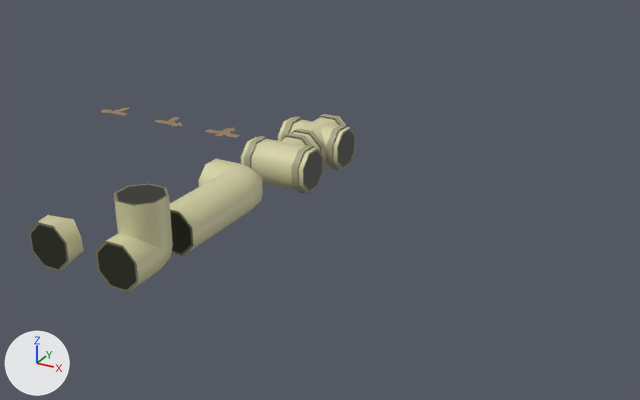
Two versions of the FBX model Assets/Art/Models/Structures/Pipes/DisposalPipes.fbx, one commit apart.
One viewpoint serves both versions: a 50 mm lens placed at (6.09, -8.96, 3.88), pointed at (1.04, 0.2, -0.71). Lighting does not change. The marker at lower left points along +X, +Y and +Z. Where no turn or scale is listed for an object, it has been applied to the vertices.

Names of what the first picture shows: 'DisposalPipeBroken', 'DisposalPipeI', 'DisposalPipeL', 'DisposalPipeT', 'DisposalPipeTArrowEast', 'DisposalPipeTArrowSouth', 'DisposalPipeTArrowWest', 'DisposalPipeVertical', 'DisposalPipeX'.
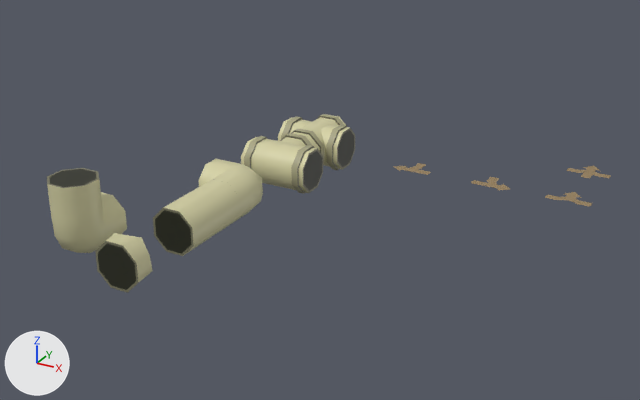
Pixel boxes [x1, y1, x2, y2] of what changed, in the pictures (640 x 400 px):
'DisposalPipeVertical', mesh turned, moved
    before: [95, 183, 173, 293]
    after: [47, 168, 127, 253]
'DisposalPipeBroken', moved
    before: [29, 215, 84, 272]
    after: [95, 233, 153, 293]
'DisposalPipeTArrowSouth', moved
    before: [205, 127, 240, 138]
    after: [545, 192, 592, 207]
'DisposalPipeTArrowWest', moved
    before: [154, 117, 183, 126]
    after: [471, 177, 510, 190]
'DisposalPipeTArrowEast', moved
    before: [101, 107, 130, 116]
    after: [393, 163, 431, 175]
'DisposalPipeTArrow4Way', added
    after: [567, 166, 611, 178]

The change, as a diff of the scene's bpy script:
```diff
--- a/Assets/Art/Models/Structures/Pipes/DisposalPipes.fbx.py
+++ b/Assets/Art/Models/Structures/Pipes/DisposalPipes.fbx.py
@@ me_piperedunderbent_002 @@
 me_piperedunderbent_002.from_pydata(...)  # 68 vertices, 62 faces; spans x -0.29..0.291, y -0.5..0.29, z -0.305..0.659
 # used by ob_disposalpipevertical; location = (0.0, -2.0, -0.67)
+# me_piperedunderbent_002 part 1: the whole mesh is turned -180 degrees about the z axis through the mesh origin
 me_piperedunderbent_002.materials.append(mat_palette05)
@@ me_disposalpipetarrow4way @@
+me_disposalpipetarrow4way.from_pydata(...)  # 29 vertices, 14 faces; spans x -0.276..0.276, y -0.192..0.3, z -0.392
+me_disposalpipetarrow4way.materials.append(mat_palette05)  # picture img_palette05_png
@@ ob_disposalpipetarroweast @@
 ob_disposalpipetarroweast = bpy.data.objects.new('DisposalPipeTArrowEast', me_plane_017)
-ob_disposalpipetarroweast.location = (-3.0, 1.0, 0.0)
+ob_disposalpipetarroweast.location = (2.0, 1.0, 0.0)
@@ ob_disposalpipetarrowsouth @@
 ob_disposalpipetarrowsouth = bpy.data.objects.new('DisposalPipeTArrowSouth', me_plane_018)
-ob_disposalpipetarrowsouth.location = (-1.0, 1.0, 0.0)
+ob_disposalpipetarrowsouth.location = (4.0, 1.0, 0.0)
@@ ob_disposalpipebroken @@
 ob_disposalpipebroken = bpy.data.objects.new('DisposalPipeBroken', me_piperedunderbroken_013)
-ob_disposalpipebroken.location = (-1.0, -2.0, 0.0)
+ob_disposalpipebroken.location = (0.0, -2.0, 0.0)
@@ ob_disposalpipetarrowwest @@
 ob_disposalpipetarrowwest = bpy.data.objects.new('DisposalPipeTArrowWest', me_plane_015)
-ob_disposalpipetarrowwest.location = (-2.0, 1.0, 0.0)
+ob_disposalpipetarrowwest.location = (3.0, 1.0, 0.0)
@@ ob_disposalpipevertical @@
 ob_disposalpipevertical = bpy.data.objects.new('DisposalPipeVertical', me_piperedunderbent_002)
-ob_disposalpipevertical.location = (0.0, -2.0, -0.67)
+ob_disposalpipevertical.location = (-1.0, -2.0, -0.67)
@@ ob_disposalpipetarrow4way @@
+ob_disposalpipetarrow4way = bpy.data.objects.new('DisposalPipeTArrow4Way', me_disposalpipetarrow4way)
+ob_disposalpipetarrow4way.location = (4.0, 2.0, 0.0)
```
